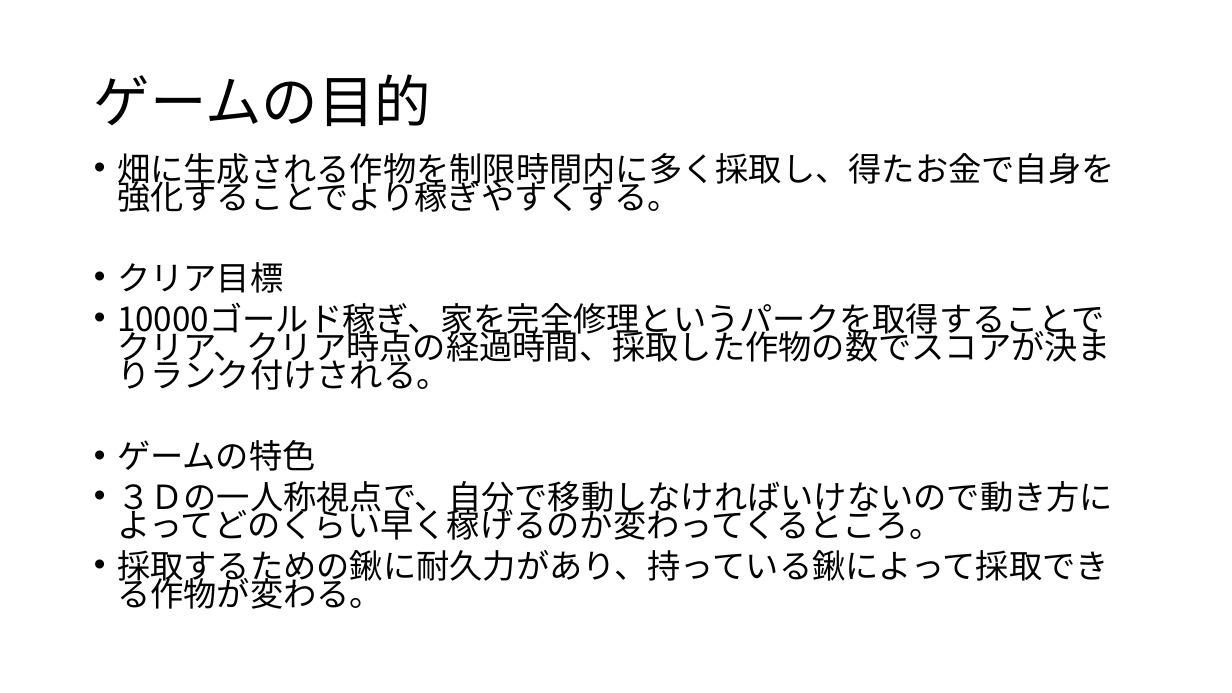
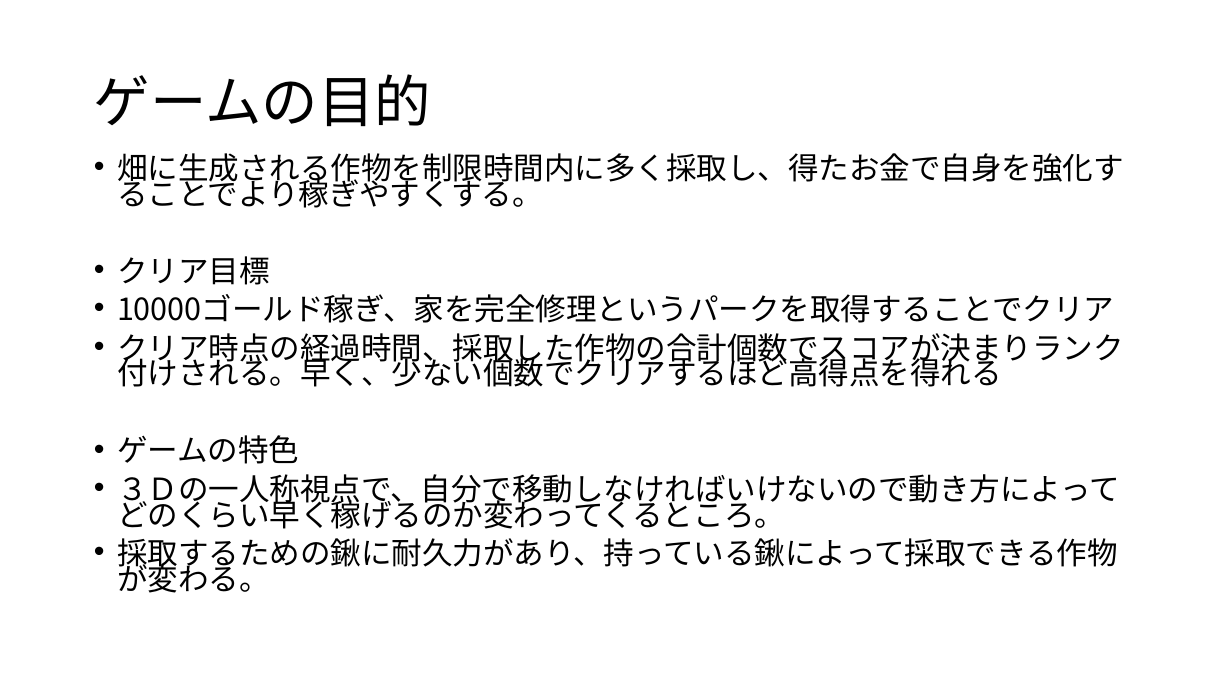
Before and after one commit to KawanoTakumi/FarmLife, a slide deck: slide 2 of FarmLife_企画.pptx. Drawn at 1232x693 pixels with LibreOffice and Linux fonts; fonts in the diff are those of the drawing. Boxes give left, top, right and bottom in pixels: in the first picture for what was removed or moved away, otherwise in the second. Text is boxed around its words. In the diff, an @@ line names an element or a change of style, - is before the commit and + after.

```diff
--- a/FarmLife_企画.pptx
+++ b/FarmLife_企画.pptx
@@ text at (x1=117, y1=153, x2=1124, y2=593): size 25.9 to 23.8 pt in "畑に生成される作物を制限時間内に多く採取し、得たお金で自身を強化することでより稼ぎやすくする。", "クリア目標", "ゲームの特色", "３Ｄの一人称視点で、自分で移動しなければいけないので動き方によってどのくらい早く稼げるのか変わってくるところ。" and 1 more places @@
@@ text at (x1=117, y1=294, x2=1124, y2=387): text changed; size 25.9 to 23.8 pt @@
-• 10000ゴールド稼ぎ、家を完全修理というパークを取得することでクリア、クリア時点の経過時間、採取した作物の数でスコアが決まりランク付けされる。
+• 10000ゴールド稼ぎ、家を完全修理というパークを取得することでクリア
+• クリア時点の経過時間、採取した作物の合計個数でスコアが決まりランク付けされる。早く、少ない個数でクリアするほど高得点を得れる
```
Also in this commit, not shown: 4 other slides changed, 15 other files.
